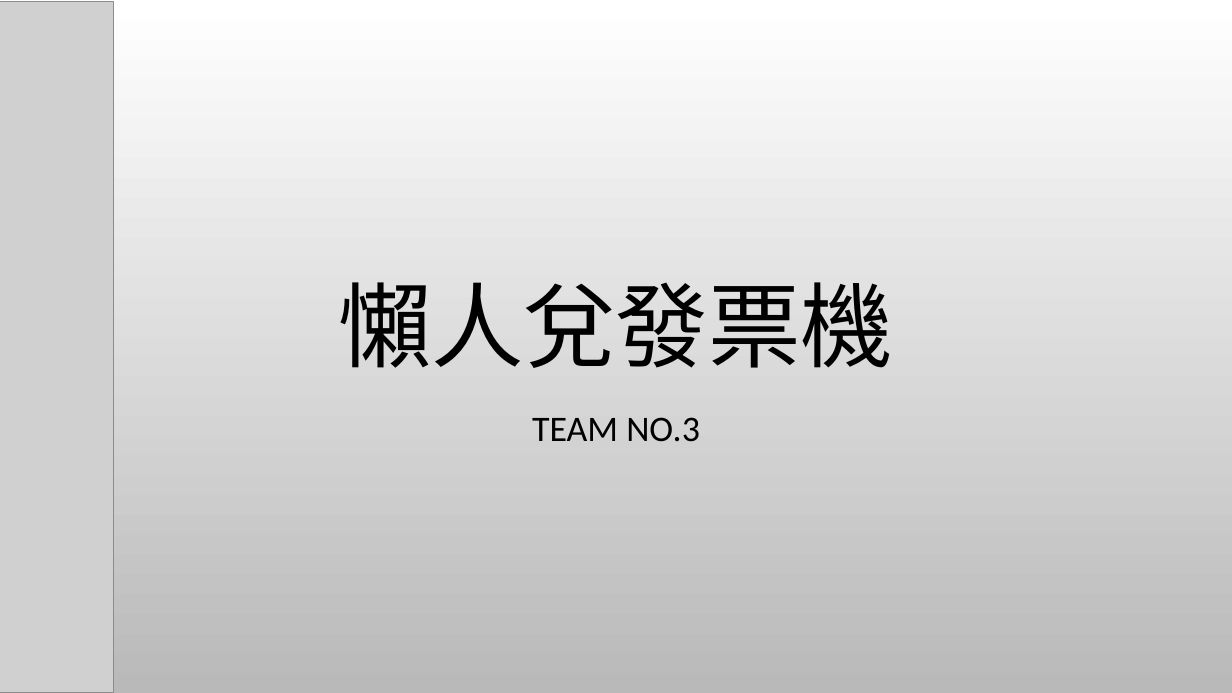
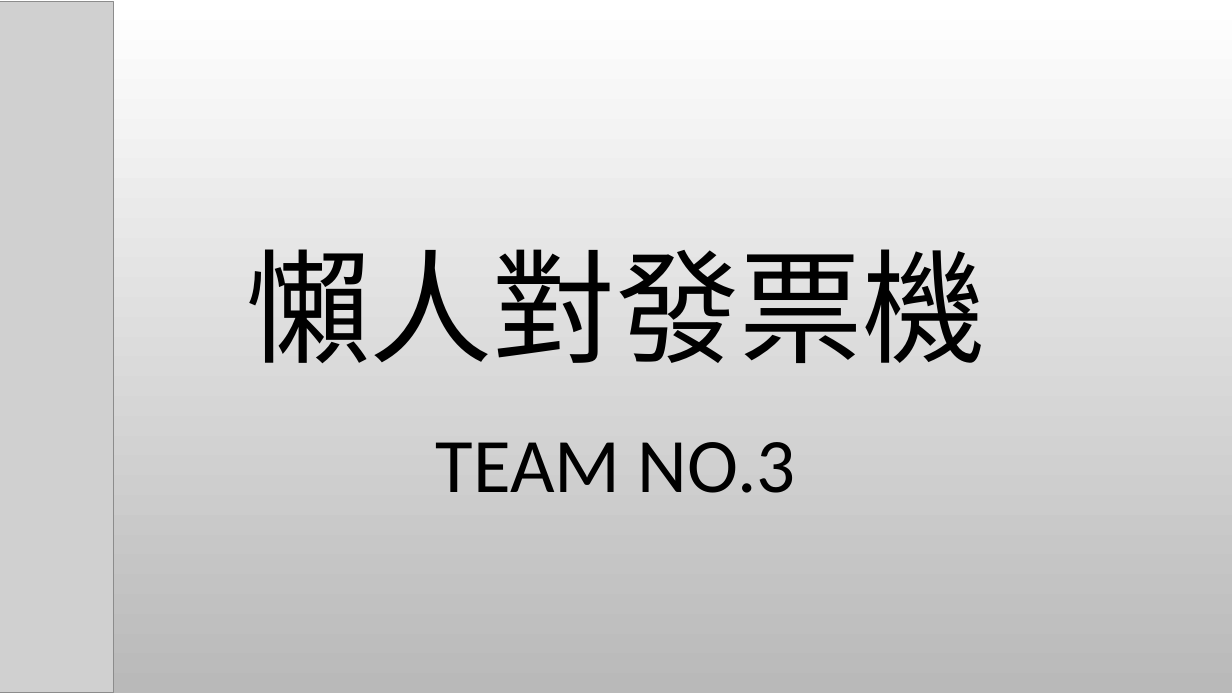
Before and after one commit to SITCON-camp-2016/Hackthon-Team-3, a slide deck: slide 1 of 懶人對發票機.pptx. Drawn at 1232x693 pixels with LibreOffice and Linux fonts; fonts in the diff are those of the drawing; grey boxes stand for pictures; background and template pictures are left out. Boxes give left, top, right and bottom in pixels: in the first picture for what was removed or moved away, otherwise in the second. Text is boxed around its words. In the diff, an @@ line names an element or a change of style, - is before the commit and + after.

```diff
--- a/懶人對發票機.pptx
+++ b/懶人對發票機.pptx
@@ title at [246, 249, 985, 363]: text changed; size 72 to 96 pt; font Calibri to Noto Sans CJK SC @@
-懶人兌發票機
+懶人對發票機
@@ subtitle "TEAM NO.3" at [436, 442, 796, 493]: size 28 to 60 pt @@
```
Also in this commit, not shown: 2 other slides changed, 2 slides added, 2 slides removed.
